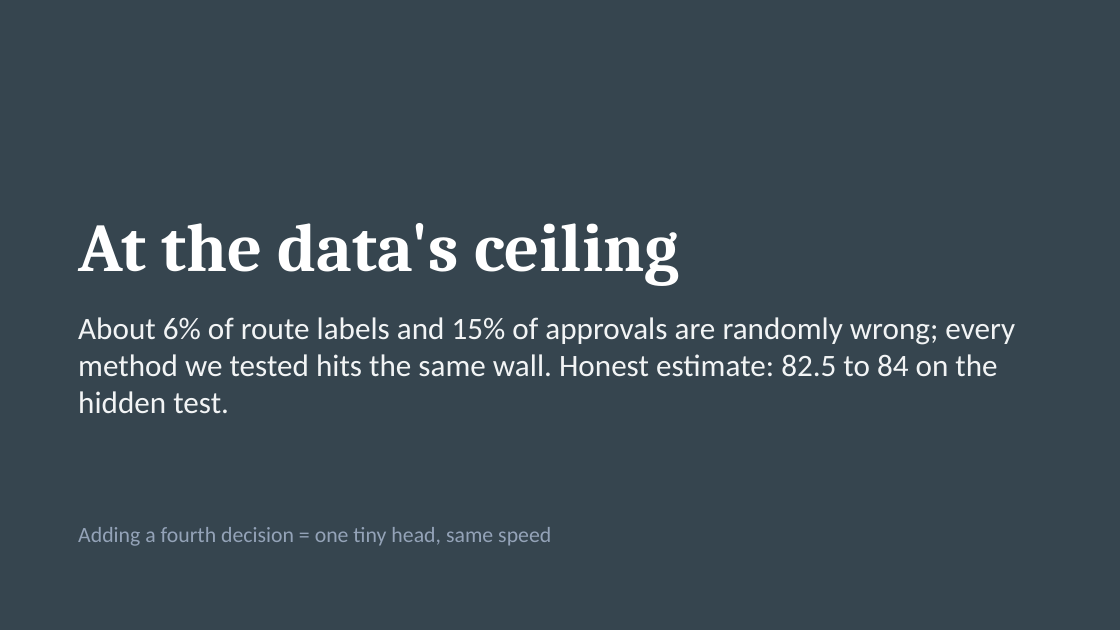
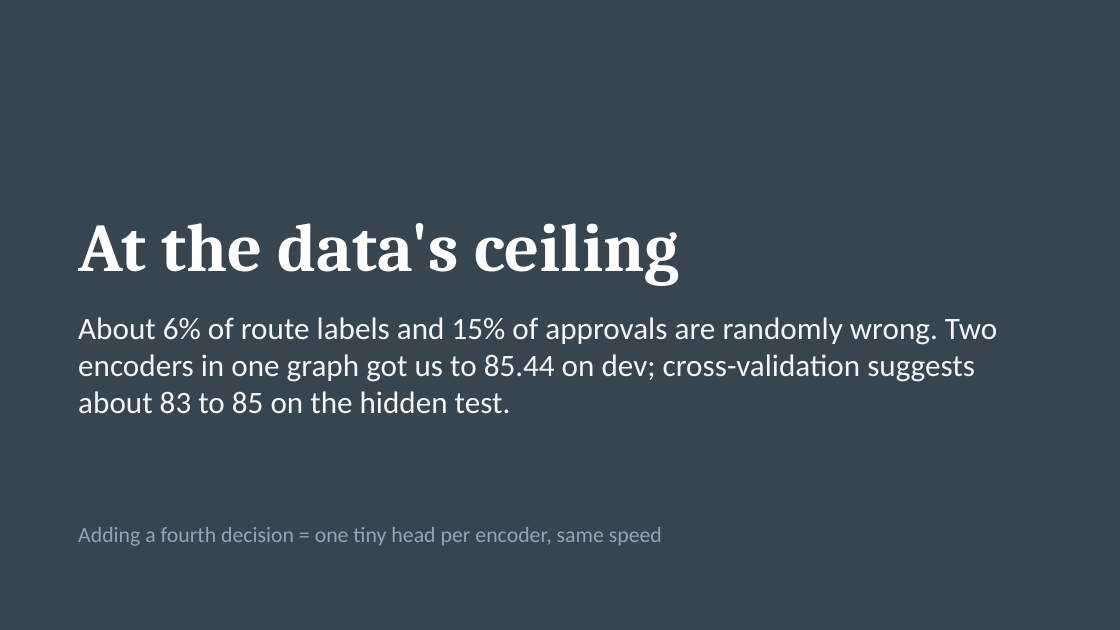
Before and after one commit to Amal-Verma/Jev-router-decide, a slide deck: slide 8 of docs/presentation/decide.pptx. Drawn at 1120x630 pixels with LibreOffice and Linux fonts; fonts in the diff are those of the drawing. Boxes give left, top, right and bottom in pixels: in the first picture for what was removed or moved away, otherwise in the second. Text is boxed around its words. In the diff, an @@ line names an element or a change of style, - is before the commit and + after.

```diff
--- a/docs/presentation/decide.pptx
+++ b/docs/presentation/decide.pptx
@@ text at box(78, 317, 997, 413): text changed @@
-About 6% of route labels and 15% of approvals are randomly wrong; every method we tested hits the same wall. Honest estimate: 82.5 to 84 on the hidden test.
+About 6% of route labels and 15% of approvals are randomly wrong. Two encoders in one graph got us to 85.44 on dev; cross-validation suggests about 83 to 85 on the hidden test.
@@ text at box(78, 527, 662, 546): text changed @@
-Adding a fourth decision = one tiny head, same speed
+Adding a fourth decision = one tiny head per encoder, same speed
```
Also in this commit, not shown: 6 other slides changed, 1 other file.
